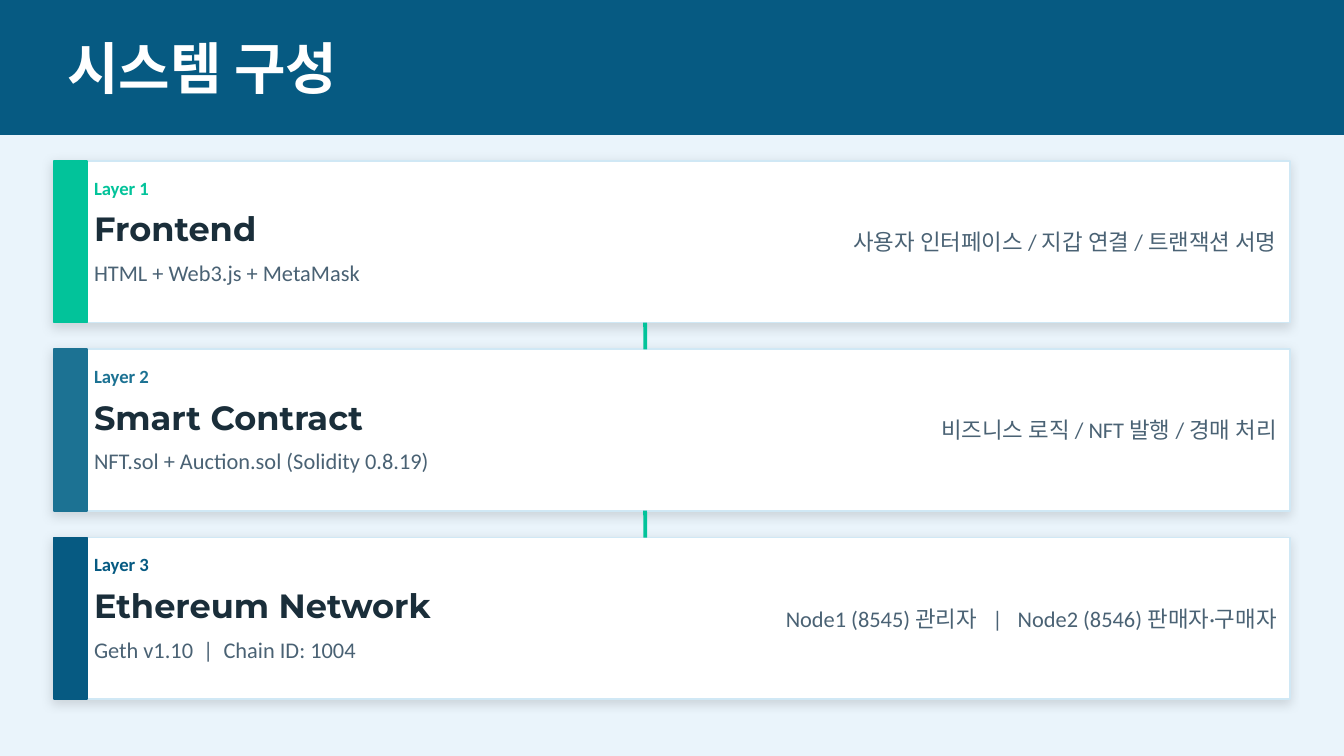
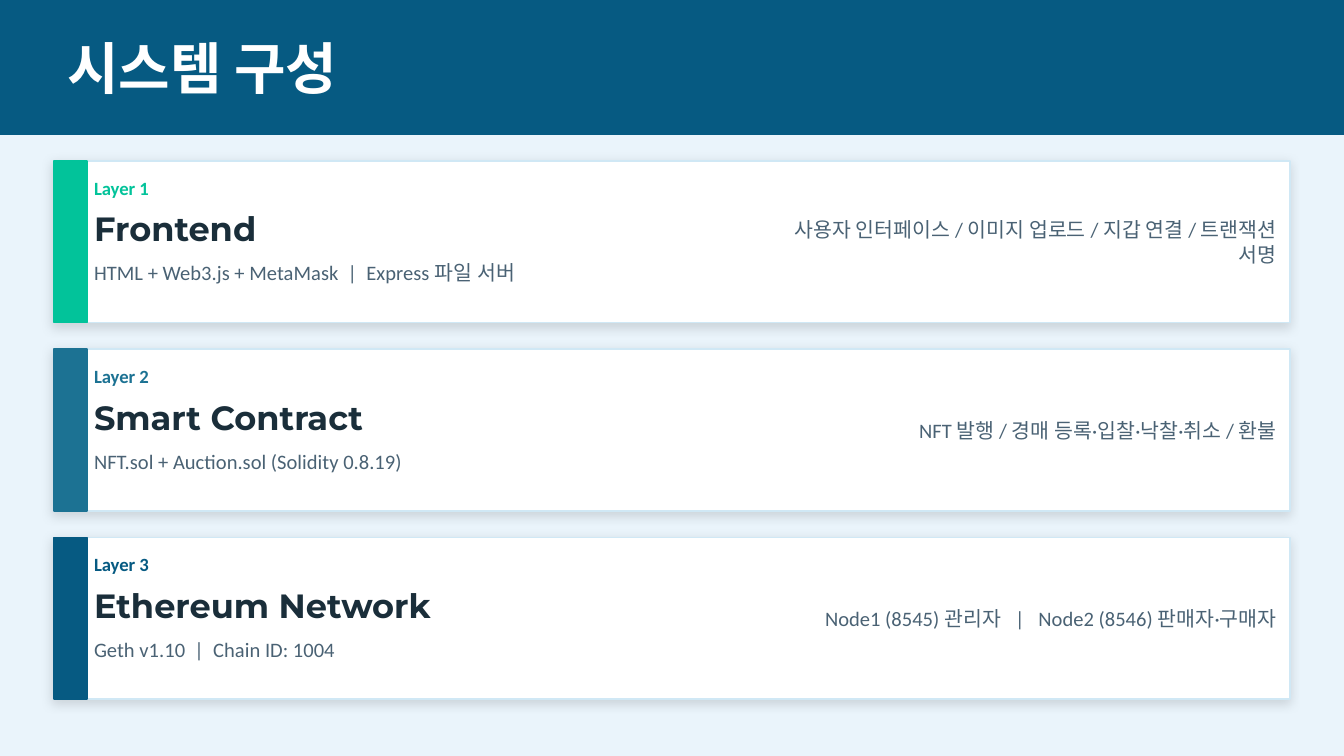
Before and after one commit to bbasung1/blockchain_Final_homework_auction, a slide deck: slide 2 of NFT경매시스템_발표.pptx. Drawn at 1344x756 pixels with LibreOffice and Linux fonts; fonts in the diff are those of the drawing. Boxes give left, top, right and bottom in pixels: in the first picture for what was removed or moved away, otherwise in the second. Text is boxed around its words. In the diff, an @@ line names an element or a change of style, - is before the commit and + after.

Commit message:
[FEAT]index.html 경매 중단 기능 추가

```diff
--- a/NFT경매시스템_발표.pptx
+++ b/NFT경매시스템_발표.pptx
@@ text at [794,220,1277,264]: text changed; size 12 to 11 pt @@
-사용자 인터페이스 / 지갑 연결 / 트랜잭션 서명
+사용자 인터페이스 / 이미지 업로드 / 지갑 연결 / 트랜잭션 서명
@@ text at [94,263,515,284]: text changed; size 12 to 11 pt @@
-HTML + Web3.js + MetaMask
+HTML + Web3.js + MetaMask | Express 파일 서버
@@ line removed from (645, 323) to (645, 349) @@
@@ text at [919,421,1277,440]: text changed; size 12 to 11 pt @@
-비즈니스 로직 / NFT 발행 / 경매 처리
+NFT 발행 / 경매 등록·입찰·낙찰·취소 / 환불
@@ line removed from (645, 511) to (645, 538) @@
@@ text "Node1 (8545) 관리자 | Node2 ...": place and size @@
-text "Node1 (8545) 관리자 | Node2 ..." at [786,608,1276,630]
+text "Node1 (8545) 관리자 | Node2 ..." at [825,609,1277,629]
@@ size 12 to 11 pt in 3 elements at [825,609,1277,629], [94,454,401,473], [94,642,335,657] @@
```
Also in this commit, not shown: 9 other slides changed, 23 other files.
